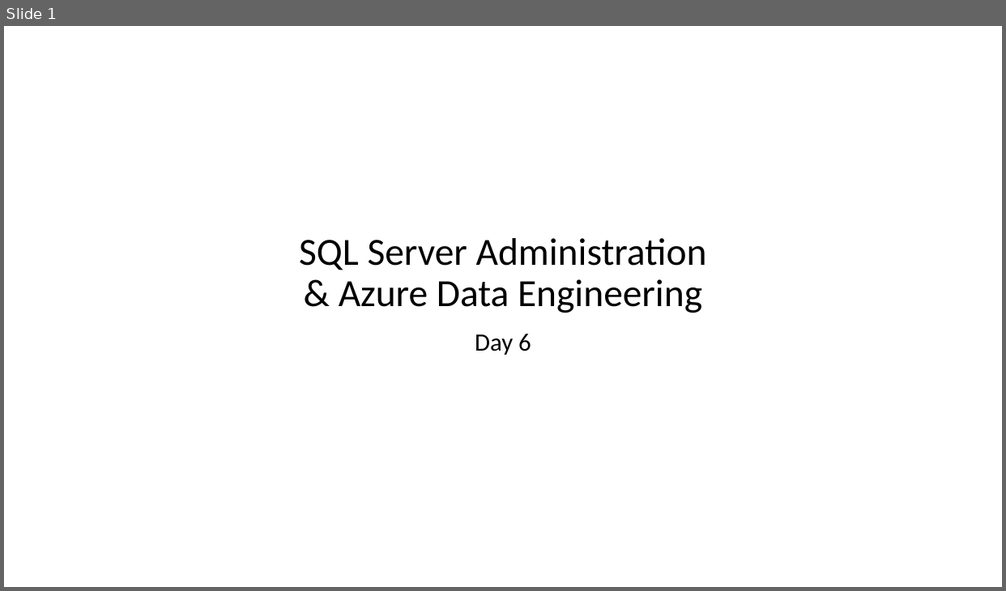
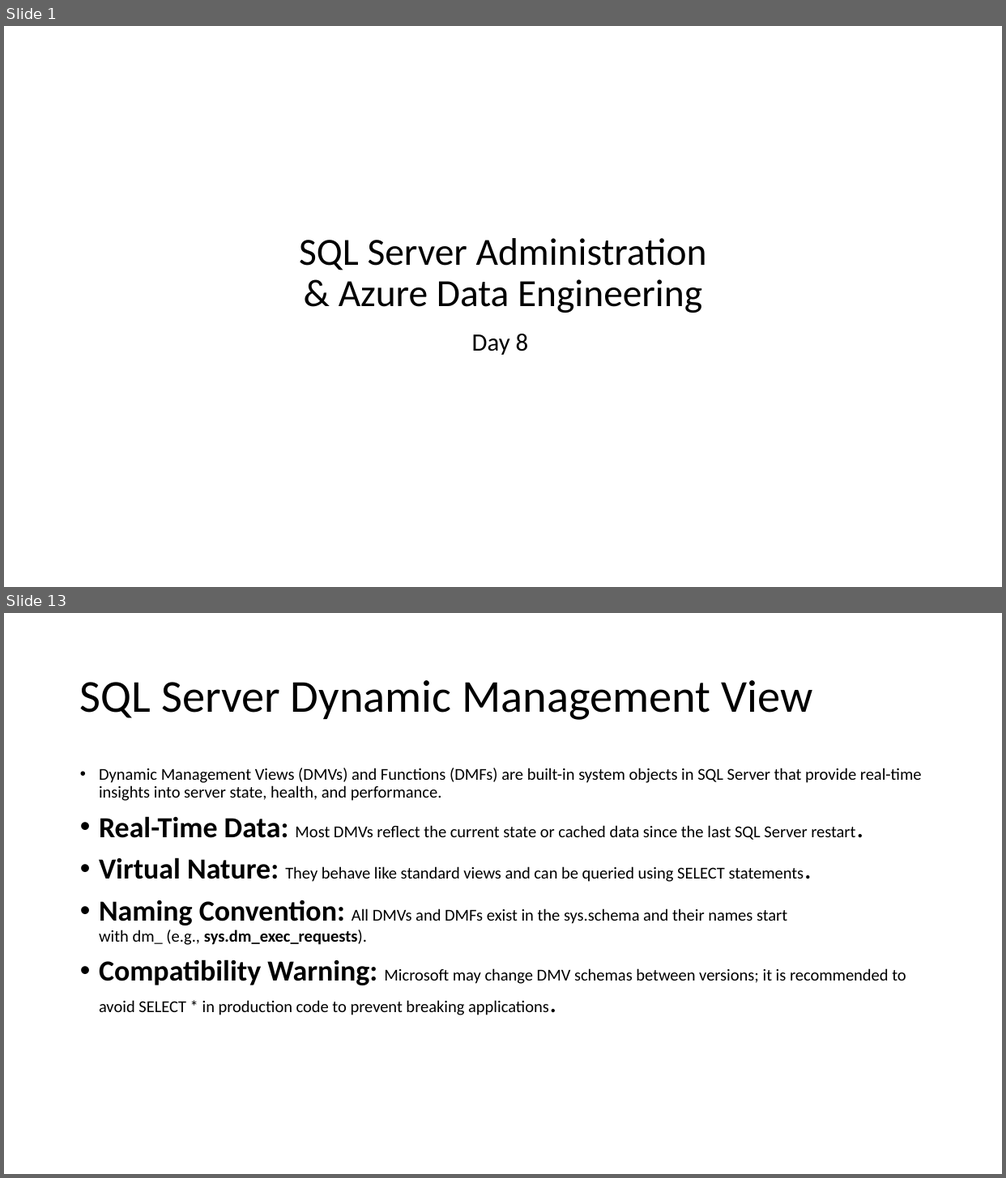
Before and after one commit to imcuteani/SQL_Server_Azure_Data_Engineering, a slide deck: Decks/day-8/SQL Server Administration & Azure Data Engineering-day-8.pptx. Shown one above the other, each under a label of ours: slide 1 before the commit, slides 1 and 13 after it; the slides between them are not shown. The pictures are 1006x591 and 1006x1178 pixels, drawn with LibreOffice and Linux fonts; fonts in the diff are those of the drawing; background and template pictures are left out. Boxes give left, top, right and bottom in pixels: in the first picture for what was removed or moved away, otherwise in the second. Text is boxed around its words. In the diff, an @@ line names an element or a change of style, - is before the commit and + after.

```diff
--- a/Decks/day-8/SQL Server Administration & Azure Data Engineering-day-8.pptx
+++ b/Decks/day-8/SQL Server Administration & Azure Data Engineering-day-8.pptx
@@ slide 13 added at [4, 613, 1002, 1174], background #FFFFFF @@
@@ title added at [80, 680, 813, 720], 44 pt, text #000000 @@
+SQL Server Dynamic Management View
@@ text added at [99, 768, 922, 1016], 16 pt, text #000000 @@
+• Dynamic Management Views (DMVs) and Functions (DMFs) are built-in system objects in SQL Server that provide real-time insights into server state, health, and performance.
+• Real-Time Data: Most DMVs reflect the current state or cached data since the last SQL Server restart.
+• Virtual Nature: They behave like standard views and can be queried using SELECT statements.
+• Naming Convention: All DMVs and DMFs exist in the sys.schema and their names start with dm_ (e.g., sys.dm_exec_requests).
+• Compatibility Warning: Microsoft may change DMV schemas between versions; it is recommended to avoid SELECT * in production code to prevent breaking applications.
@@ slide 1 changed as well @@
@@ subtitle at [472, 334, 529, 355]: text changed @@
-Day 6
+Day 8
```
Also in this commit, not shown: 7 other slides changed, 8 other slides added, 6 slides removed, 43 other files.
